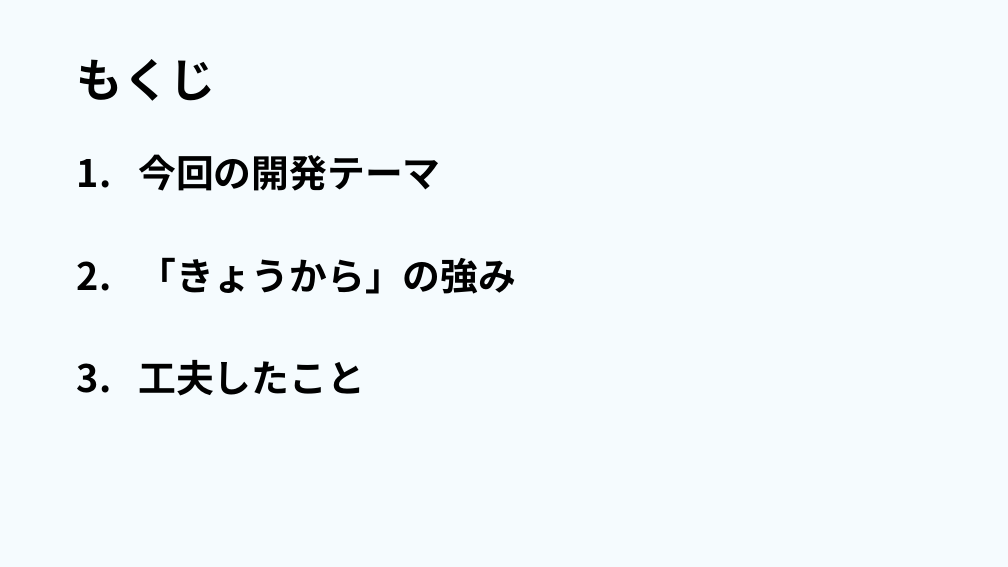
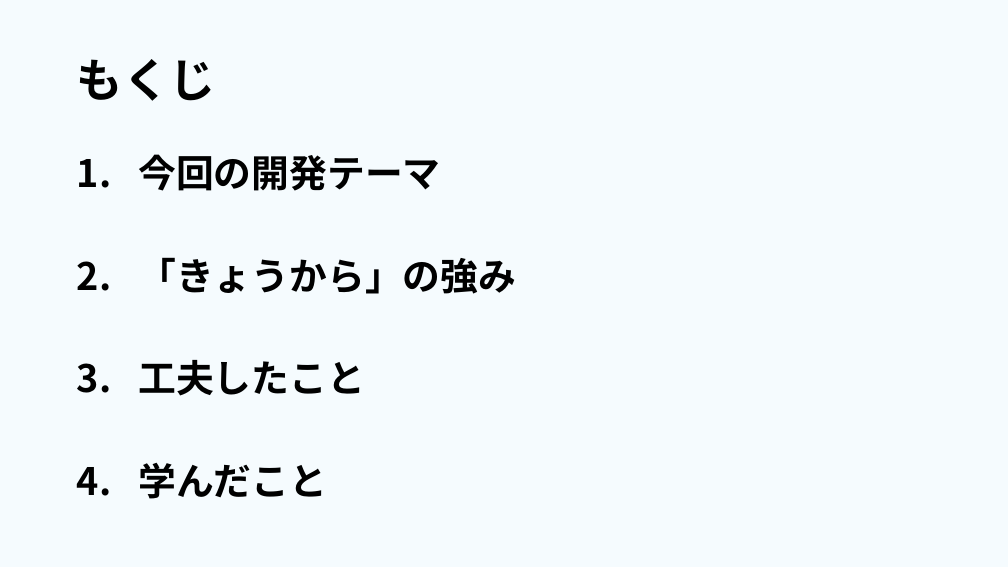
Before and after one commit to dojo2023/E-4, a slide deck: slide 2 of 共有用フォルダー/成果発表.pptx. Drawn at 1008x567 pixels with LibreOffice and Linux fonts; fonts in the diff are those of the drawing. Boxes give left, top, right and bottom in pixels: in the first picture for what was removed or moved away, otherwise in the second. Text is boxed around its words. In the diff, an @@ line names an element or a change of style, - is before the commit and + after.

```diff
--- a/共有用フォルダー/成果発表.pptx
+++ b/共有用フォルダー/成果発表.pptx
@@ text at bbox=[138, 463, 327, 499]: paragraph added @@
+4. 学んだこと
```
Also in this commit, not shown: 4 other slides changed, 2 slides added.
